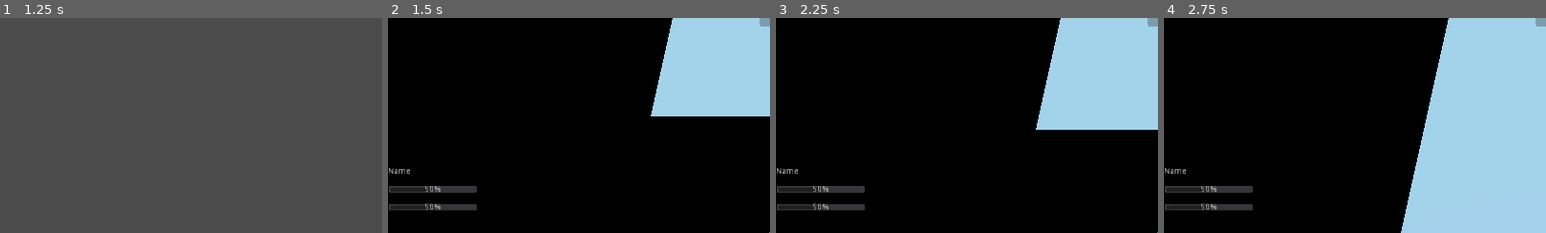
Above: before the commit, frames 1-4 (left to right).
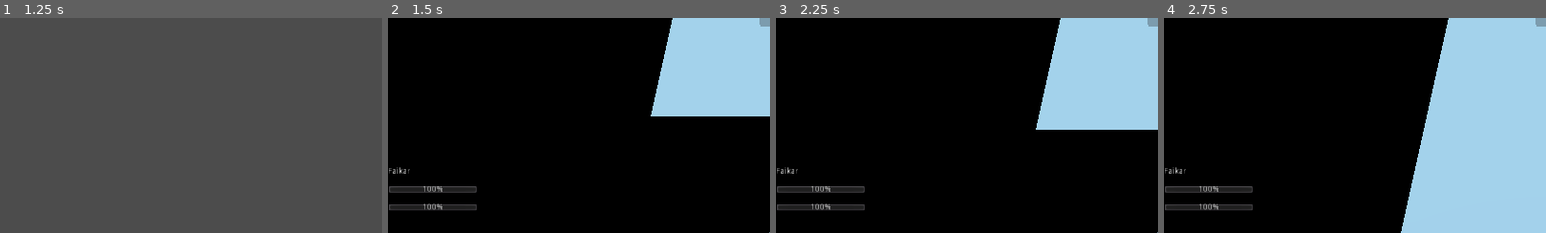
Above: after the commit, the same moments.

Repository: naruaika/electroidesia
Game: Godot game, scene res://gui/screens/splash_screen/SplashScreen.tscn
Same seed, same stepped clock (60 frames per second), same inputs: the game is played once before the commit and once after it.
Inputs:
- Up to frame 1 (1.25 s): click "New Game" at 0.5 s
- Up to frame 2 (1.5 s): click "Naru" at 1.25 s
- Up to frame 3 (2.25 s): tap Enter (ui_accept) at 2 s; hold W (movement_forward) from 2.03 s (still down)
- Up to frame 4 (2.75 s): keep holding W (movement_forward); tap Enter (ui_accept) at 2.27 s
The pictures show only the part of the screen within x 0-50%, y 50-100%; the shares and areas given below are measured in that part.

Frame 1 is identical in both runs. In frame 2, 0.5% of the frame differs, in the area x 0-23%, y 69-90%; in frame 3, 0.5%; in frame 4, 0.5%.

Commit message:
Simple sync player stats to HUD

Diff:
--- a/game/GameManager.gd
+++ b/game/GameManager.gd
@@ -12,15 +12,15 @@
 var initial_data = {
 	# TODO: handle multiple player character
 	player = {
-		name = "Player",
+		name = ["Naru", "Player"], # real, alias name
 		character = "res://game/characters/player/naru/Naru.tscn",
 		position = [0, 0, 0],
 		rotation = [0, 0, 0],
 		statistics = {
 			level = 1,
-			hit_point = 0,
-			mana_point = 0,
-			experience_point = 0
+			hit_point = [0, 0],
+			mana_point = [0, 0],
+			experience_point = [0, 0]
 		}
 	},
 	map = "res://game/maps/initial_map/InitialMap.tscn",
@@ -57,7 +57,7 @@
 		# Reset player current data
 		data = initial_data.duplicate()
 
-		# Go to main character selection scene
+		# Go to the main character selection scene
 		goto_scene("res://gui/screens/select_main_character/SelectMainCharacter.tscn")
 	else:
 		# Load saved data
@@ -106,22 +106,59 @@
 			loader = null
 			break
 
-func tell_story():
+func tell_story() -> void:
 	get_node("/root/Adventure/HUD").show_dialogues(stories_reference[str(data["story"])])
 	data["story"] += 1
 
-func syncro_names():
+func syncro_names() -> void:
 	stories_reference = parse_json(to_json(stories_reference).replace("Naru", data["player"]["name"]))
 
-func set_player_name(name) -> void:
-	data["player"]["name"] = name
+func reset_stats() -> void:
+	var point = levelups_reference[get_player_name()[0]]["hit_point"][get_player_level()]
+	set_player_hp(point, point)
+	point = levelups_reference[get_player_name()[0]]["mana_point"][get_player_level()]
+	set_player_mp(point, point)
+
+func get_player_name() -> Array:
+	return data["player"]["name"]
+
+func set_player_name(real_name: String, alias_name: String) -> void:
+	data["player"]["name"] = [real_name, alias_name]
 	syncro_names()
+	reset_stats()
 
 func get_player_character() -> String:
 	return data["player"]["character"]
 
-func set_player_character(character) -> void:
+func set_player_character(character: String) -> void:
 	data["player"]["character"] = character
+
+func get_player_level() -> int:
+	return int(data["player"]["statistics"]["level"])
+
+func get_player_hp() -> Array:
+	return data["player"]["statistics"]["hit_point"]
+
+func set_player_hp(current_hp: float, max_hp = null) -> void:
+	if !max_hp:
+		max_hp = get_player_hp()[1]
+	data["player"]["statistics"]["hit_point"] = [current_hp, max_hp]
+
+func get_player_mp() -> Array:
+	return data["player"]["statistics"]["mana_point"]
+
+func set_player_mp(current_mp: float, max_mp = null) -> void:
+	if !max_mp:
+		max_mp = get_player_mp()[1]
+	data["player"]["statistics"]["mana_point"] = [current_mp, max_mp]
+
+func get_player_exp() -> Array:
+	return data["player"]["statistics"]["experience_point"]
+
+func set_player_exp(current_exp: float, max_exp = null) -> void:
+	if !max_exp:
+		max_exp = get_player_exp()[1]
+	data["player"]["statistics"]["experience_point"] = [current_exp, max_exp]
 
 func get_map() -> String:
 	return data["map"]
--- a/game/hud/HUD.gd
+++ b/game/hud/HUD.gd
@@ -18,6 +18,14 @@
 				$Dialogue/Name.text = story[dialogue_index][1]
 				$Dialogue/Content.text = story[dialogue_index][0]
 
+func _physics_process(delta: float) -> void:
+	# Reset player statistics
+	$PlayerStatistics/Name.text = GameManager.get_player_name()[1]
+	$PlayerStatistics/HitPoint.value = GameManager.get_player_hp()[0]
+	$PlayerStatistics/HitPoint.max_value = GameManager.get_player_hp()[1]
+	$PlayerStatistics/ManaPoint.value = GameManager.get_player_mp()[0]
+	$PlayerStatistics/ManaPoint.max_value = GameManager.get_player_mp()[1]
+
 func show_dialogues(game_story: Array) -> void:
 	story = game_story
 	$Dialogue/Name.text = story[0][1]
--- /dev/null
+++ b/gui/buttons/character_select_button/CharacterSelectButton.gd
@@ -0,0 +1,3 @@
+extends CustomMenuButton
+
+export(String) var character_name = ""
--- a/gui/buttons/menu_button/MenuButton.gd
+++ b/gui/buttons/menu_button/MenuButton.gd
@@ -1,3 +1,5 @@
 extends Button
 
+class_name CustomMenuButton
+
 export(String) var scene_to_load = "res://.tscn"
--- a/gui/screens/select_main_character/SelectMainCharacter.gd
+++ b/gui/screens/select_main_character/SelectMainCharacter.gd
@@ -4,9 +4,9 @@
 func _ready() -> void:
 	$Buttons/SelectNaru.grab_focus()
 	for button in $Buttons.get_children():
-		button.connect("pressed", self, "_on_Button_pressed", [button.scene_to_load])
+		button.connect("pressed", self, "_on_Button_pressed", [button.scene_to_load, button.character_name])
 
-func _on_Button_pressed(chosen_character):
-	GameManager.set_player_name($Name.text)
-	GameManager.set_player_character(chosen_character)
+func _on_Button_pressed(character_scene: String, character_name: String) -> void:
+	GameManager.set_player_name(character_name, $CustomName.text)
+	GameManager.set_player_character(character_scene)
 	GameManager.goto_scene("res://game/Adventure.tscn")
--- a/gui/screens/select_main_character/SelectMainCharacter.tscn
+++ b/gui/screens/select_main_character/SelectMainCharacter.tscn
@@ -1,14 +1,15 @@
-[gd_scene load_steps=3 format=2]
+[gd_scene load_steps=4 format=2]
 
 [ext_resource path="res://gui/screens/select_main_character/SelectMainCharacter.gd" type="Script" id=1]
 [ext_resource path="res://gui/buttons/menu_button/MenuButton.tscn" type="PackedScene" id=2]
+[ext_resource path="res://gui/buttons/character_select_button/CharacterSelectButton.gd" type="Script" id=3]
 
 [node name="SelectMainCharacter" type="Control"]
 anchor_right = 1.0
 anchor_bottom = 1.0
 script = ExtResource( 1 )
 
-[node name="Name" type="TextEdit" parent="."]
+[node name="CustomName" type="TextEdit" parent="."]
 margin_right = 82.0
 margin_bottom = 40.0
 text = "Faikar"
@@ -22,11 +23,15 @@
 [node name="SelectNaru" parent="Buttons" instance=ExtResource( 2 )]
 margin_right = 82.0
 text = "Naru"
+script = ExtResource( 3 )
 scene_to_load = "res://game/characters/player/naru/Naru.tscn"
+character_name = "Naru"
 
 [node name="SelectAleace" parent="Buttons" instance=ExtResource( 2 )]
 margin_top = 24.0
 margin_right = 82.0
 margin_bottom = 44.0
 text = "Aleace"
+script = ExtResource( 3 )
 scene_to_load = "res://game/characters/player/aleace/Aleace.tscn"
+character_name = "Aleace"
--- a/project.godot
+++ b/project.godot
@@ -13,9 +13,15 @@
 "class": "Character",
 "language": "GDScript",
 "path": "res://game/characters/Character.gd"
+}, {
+"base": "Button",
+"class": "CustomMenuButton",
+"language": "GDScript",
+"path": "res://gui/buttons/menu_button/MenuButton.gd"
 } ]
 _global_script_class_icons={
-"Character": ""
+"Character": "",
+"CustomMenuButton": ""
 }
 
 [application]
